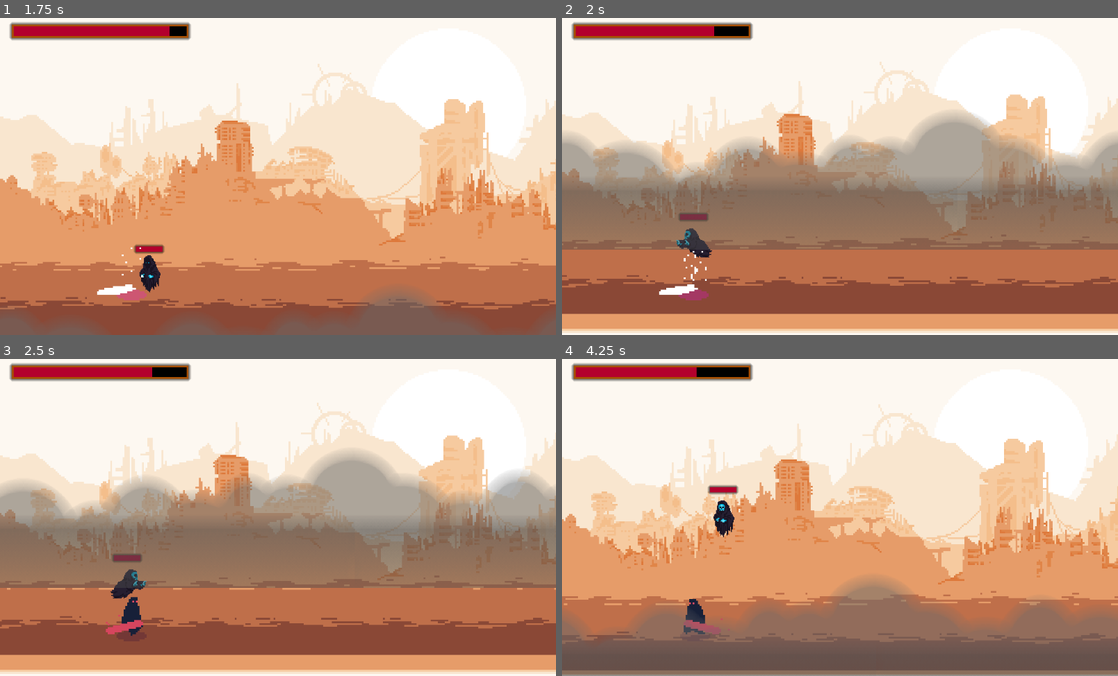
Above: before the commit, frames 1-4 (two rows, left to right).
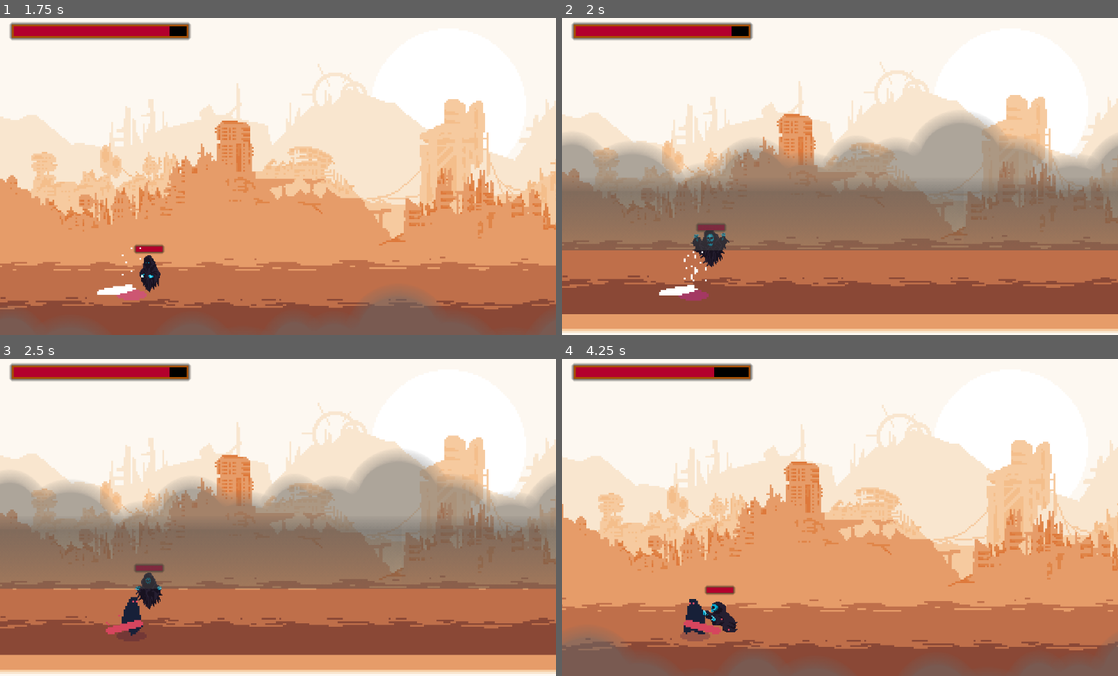
Above: after the commit, the same moments.

Repository: braticpetar/rule-of-three
Game: Godot game, scene res://test.tscn
The game is run twice, just before and just after one commit, with the same random seed, the same clock (stepped at 60 frames per second) and the same inputs. The project has no main scene, so this scene is started directly.
Inputs:
- Up to frame 1 (1.75 s): hold D (right) 0.53-1.28 s; hold Shift (attack) 0.53-1.28 s; hold S (down) from 1.28 s (still down); tap Ctrl (dissolve) at 1.35 s
- Up to frame 2 (2 s): keep holding S (down)
- Up to frame 3 (2.5 s): release S (down) at 2.03 s; hold D (right) from 2.03 s (still down); hold Shift (attack) from 2.03 s (still down)
- Up to frame 4 (4.25 s): release D (right) at 2.78 s; release Shift (attack) at 2.78 s; hold W (up) 2.78-3.53 s; tap Ctrl (dissolve) at 2.85 s; hold A (left) from 3.53 s (still down); hold Shift (attack) from 3.53 s (still down)

Frame 1 is identical in both runs. In frame 2, 2.3% of the frame differs, in the area x 0-100%, y 2-94%; in frame 3, 9.2%; in frame 4, 29%, in the area x 0-100%, y 2-100%.

Commit message:
removed spawners collision shape

Diff:
--- a/enemies/enemy_factory/ghost_spawner.tscn
+++ b/enemies/enemy_factory/ghost_spawner.tscn
@@ -57,8 +57,8 @@
 "speed": 7.0
 }]
 
-[sub_resource type="SegmentShape2D" id="SegmentShape2D_8i8h8"]
-b = Vector2(0, 115)
+[sub_resource type="RectangleShape2D" id="RectangleShape2D_kwu6q"]
+size = Vector2(61.1106, 121.202)
 
 [sub_resource type="StyleBoxFlat" id="StyleBoxFlat_y467j"]
 bg_color = Color(0, 0, 0, 1)
@@ -68,9 +68,6 @@
 [sub_resource type="StyleBoxFlat" id="StyleBoxFlat_p7bsl"]
 bg_color = Color(0.704027, 0, 0.175111, 1)
 border_color = Color(0, 0.490196, 0.396078, 0)
-
-[sub_resource type="RectangleShape2D" id="RectangleShape2D_8i8h8"]
-size = Vector2(129, 110)
 
 [node name="ghost_spawner" type="Node2D" node_paths=PackedStringArray("enemy_factory")]
 script = ExtResource("1_ftvqg")
@@ -96,8 +93,9 @@
 [node name="CollisionShape2D" type="CollisionShape2D" parent="CustomHurtBox"]
 light_mask = 0
 visibility_layer = 2
-position = Vector2(62, -57)
-shape = SubResource("SegmentShape2D_8i8h8")
+position = Vector2(40.7288, 7.46878)
+scale = Vector2(1, 1)
+shape = SubResource("RectangleShape2D_kwu6q")
 debug_color = Color(0.922626, 0, 0.262845, 0.42)
 
 [node name="ProgressBar" type="ProgressBar" parent="." node_paths=PackedStringArray("enemy")]
@@ -114,13 +112,3 @@
 show_percentage = false
 script = ExtResource("6_kwu6q")
 enemy = NodePath("..")
-
-[node name="StaticBody2D" type="StaticBody2D" parent="." groups=["body_block"]]
-position = Vector2(0, 3)
-scale = Vector2(2.05758, 2.89151)
-collision_layer = 128
-
-[node name="CollisionShape2D" type="CollisionShape2D" parent="StaticBody2D"]
-light_mask = 128
-visibility_layer = 256
-shape = SubResource("RectangleShape2D_8i8h8")
--- a/enemies/ghost/ghost.tscn
+++ b/enemies/ghost/ghost.tscn
@@ -11,7 +11,8 @@
 [ext_resource type="Script" uid="uid://b1u1246plg80p" path="res://core/custom_hit_box.gd" id="9_qbayn"]
 [ext_resource type="Script" uid="uid://trmwdnq8sifh" path="res://enemies/enemy_factory/enemy_healthbar.gd" id="10_qbayn"]
 
-[sub_resource type="CapsuleShape2D" id="CapsuleShape2D_qbayn"]
+[sub_resource type="RectangleShape2D" id="RectangleShape2D_7jj1k"]
+size = Vector2(20, 34.0419)
 
 [sub_resource type="RectangleShape2D" id="RectangleShape2D_slcon"]
 size = Vector2(225.697, 38.3642)
@@ -271,8 +272,9 @@
 script = ExtResource("1_eqcb8")
 
 [node name="CollisionShape2D" type="CollisionShape2D" parent="."]
+position = Vector2(0, -1)
 scale = Vector2(1, 1.3726)
-shape = SubResource("CapsuleShape2D_qbayn")
+shape = SubResource("RectangleShape2D_7jj1k")
 
 [node name="ChasingArea" type="Area2D" parent="."]
 collision_layer = 32
--- a/player/blood_demon.tscn
+++ b/player/blood_demon.tscn
@@ -305,7 +305,8 @@
 "speed": 8.0
 }]
 
-[sub_resource type="CapsuleShape2D" id="CapsuleShape2D_1ug5r"]
+[sub_resource type="RectangleShape2D" id="RectangleShape2D_1ug5r"]
+size = Vector2(20, 35.1147)
 
 [sub_resource type="RectangleShape2D" id="RectangleShape2D_58fft"]
 size = Vector2(85.5, 62)
@@ -330,9 +331,9 @@
 animation = &"attack_light"
 
 [node name="CollisionShape2D" type="CollisionShape2D" parent="." groups=["body_block"]]
-position = Vector2(2, 21)
+position = Vector2(2, 20)
 scale = Vector2(1.75983, 2.46867)
-shape = SubResource("CapsuleShape2D_1ug5r")
+shape = SubResource("RectangleShape2D_1ug5r")
 
 [node name="Boxes" type="Node2D" parent="."]
 scale = Vector2(4, 4)
Not shown: 1 places in enemies/enemy_factory/ghost_spawner.tscn that only renumber resources
